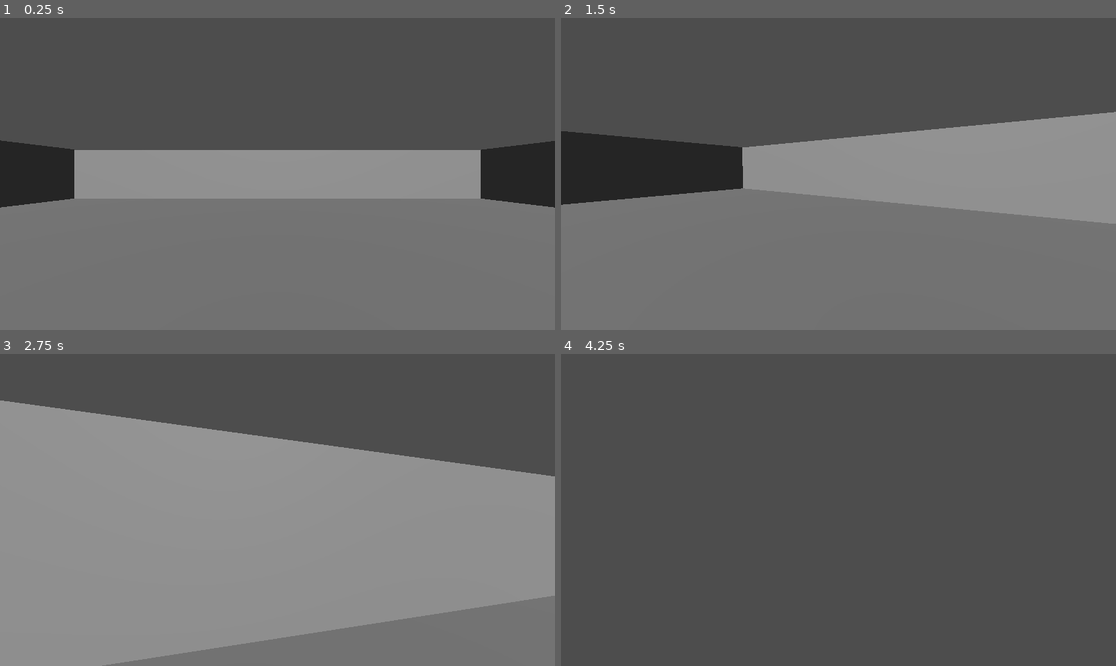
Above: before the commit, frames 1-4 (two rows, left to right).
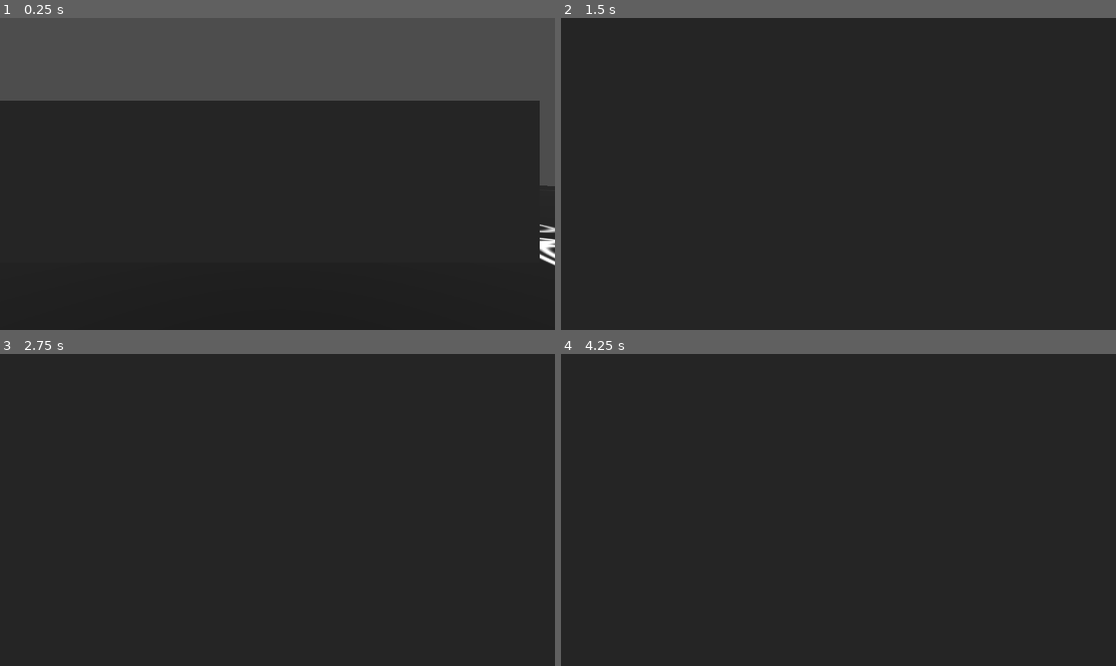
Above: after the commit, the same moments.

Repository: ZenoGlitch/ToiletGame1
Game: Godot game, scene res://Scenes/main.tscn
Two runs of this game, one before a commit and one after it. Both use one fixed random seed, a clock stepped at 60 frames per second and the inputs below.
Inputs (mouse positions are in pixels of both pictures, inside the frame that each line leads up to):
- Up to frame 1 (0.25 s): no input
- Up to frame 2 (1.5 s): tap Enter (ui_accept) at 0.5, 0.77 s; move the mouse to (866, 174) at 0.52 s; hold W (MoveForward) from 0.53 s (still down); move the mouse to (810, 174) at 1.27 s
- Up to frame 3 (2.75 s): keep holding W (MoveForward); tap Enter (ui_accept) at 1.52 s; move the mouse to (288, 503) at 2.02 s
- Up to frame 4 (4.25 s): keep holding W (MoveForward); move the mouse to (832, 516) at 2.77 s; tap Enter (ui_accept) at 3.02, 3.77 s; move the mouse to (877, 513) at 3.52 s

The runs differ from the first frame. In frame 1, 69% of the frame differs, in the area x 0-100%, y 26-100%; in frame 2, 94%; in frame 3, 100%, in the area x 0-100%, y 0-100%; in frame 4, 100%.

Commit message:
Level blockout started

Diff:
--- /dev/null
+++ b/Scenes/LevelBlockout.tscn
@@ -0,0 +1,332 @@
+[gd_scene load_steps=44 format=3 uid="uid://d3fhrq1wgv7wi"]
+
+[ext_resource type="Texture2D" uid="uid://fpb2pht7k4i" path="res://Assets/test/map_blueprint.png" id="1_5ab6s"]
+
+[sub_resource type="BoxMesh" id="BoxMesh_4287a"]
+size = Vector3(25, 4, 1)
+
+[sub_resource type="ConcavePolygonShape3D" id="ConcavePolygonShape3D_tfrgr"]
+data = PackedVector3Array(-12.5, 2, 0.5, 12.5, 2, 0.5, -12.5, -2, 0.5, 12.5, 2, 0.5, 12.5, -2, 0.5, -12.5, -2, 0.5, 12.5, 2, -0.5, -12.5, 2, -0.5, 12.5, -2, -0.5, -12.5, 2, -0.5, -12.5, -2, -0.5, 12.5, -2, -0.5, 12.5, 2, 0.5, 12.5, 2, -0.5, 12.5, -2, 0.5, 12.5, 2, -0.5, 12.5, -2, -0.5, 12.5, -2, 0.5, -12.5, 2, -0.5, -12.5, 2, 0.5, -12.5, -2, -0.5, -12.5, 2, 0.5, -12.5, -2, 0.5, -12.5, -2, -0.5, 12.5, 2, 0.5, -12.5, 2, 0.5, 12.5, 2, -0.5, -12.5, 2, 0.5, -12.5, 2, -0.5, 12.5, 2, -0.5, -12.5, -2, 0.5, 12.5, -2, 0.5, -12.5, -2, -0.5, 12.5, -2, 0.5, 12.5, -2, -0.5, -12.5, -2, -0.5)
+
+[sub_resource type="BoxMesh" id="BoxMesh_h7he1"]
+size = Vector3(1, 4, 40)
+
+[sub_resource type="ConcavePolygonShape3D" id="ConcavePolygonShape3D_b2ybw"]
+data = PackedVector3Array(-0.5, 2, 20, 0.5, 2, 20, -0.5, -2, 20, 0.5, 2, 20, 0.5, -2, 20, -0.5, -2, 20, 0.5, 2, -20, -0.5, 2, -20, 0.5, -2, -20, -0.5, 2, -20, -0.5, -2, -20, 0.5, -2, -20, 0.5, 2, 20, 0.5, 2, -20, 0.5, -2, 20, 0.5, 2, -20, 0.5, -2, -20, 0.5, -2, 20, -0.5, 2, -20, -0.5, 2, 20, -0.5, -2, -20, -0.5, 2, 20, -0.5, -2, 20, -0.5, -2, -20, 0.5, 2, 20, -0.5, 2, 20, 0.5, 2, -20, -0.5, 2, 20, -0.5, 2, -20, 0.5, 2, -20, -0.5, -2, 20, 0.5, -2, 20, -0.5, -2, -20, 0.5, -2, 20, 0.5, -2, -20, -0.5, -2, -20)
+
+[sub_resource type="BoxMesh" id="BoxMesh_wy71e"]
+size = Vector3(15, 4, 1)
+
+[sub_resource type="ConcavePolygonShape3D" id="ConcavePolygonShape3D_osiyl"]
+data = PackedVector3Array(-7.5, 2, 0.5, 7.5, 2, 0.5, -7.5, -2, 0.5, 7.5, 2, 0.5, 7.5, -2, 0.5, -7.5, -2, 0.5, 7.5, 2, -0.5, -7.5, 2, -0.5, 7.5, -2, -0.5, -7.5, 2, -0.5, -7.5, -2, -0.5, 7.5, -2, -0.5, 7.5, 2, 0.5, 7.5, 2, -0.5, 7.5, -2, 0.5, 7.5, 2, -0.5, 7.5, -2, -0.5, 7.5, -2, 0.5, -7.5, 2, -0.5, -7.5, 2, 0.5, -7.5, -2, -0.5, -7.5, 2, 0.5, -7.5, -2, 0.5, -7.5, -2, -0.5, 7.5, 2, 0.5, -7.5, 2, 0.5, 7.5, 2, -0.5, -7.5, 2, 0.5, -7.5, 2, -0.5, 7.5, 2, -0.5, -7.5, -2, 0.5, 7.5, -2, 0.5, -7.5, -2, -0.5, 7.5, -2, 0.5, 7.5, -2, -0.5, -7.5, -2, -0.5)
+
+[sub_resource type="BoxMesh" id="BoxMesh_1hkqx"]
+size = Vector3(10, 4, 1)
+
+[sub_resource type="ConcavePolygonShape3D" id="ConcavePolygonShape3D_y2cq8"]
+data = PackedVector3Array(-5, 2, 0.5, 5, 2, 0.5, -5, -2, 0.5, 5, 2, 0.5, 5, -2, 0.5, -5, -2, 0.5, 5, 2, -0.5, -5, 2, -0.5, 5, -2, -0.5, -5, 2, -0.5, -5, -2, -0.5, 5, -2, -0.5, 5, 2, 0.5, 5, 2, -0.5, 5, -2, 0.5, 5, 2, -0.5, 5, -2, -0.5, 5, -2, 0.5, -5, 2, -0.5, -5, 2, 0.5, -5, -2, -0.5, -5, 2, 0.5, -5, -2, 0.5, -5, -2, -0.5, 5, 2, 0.5, -5, 2, 0.5, 5, 2, -0.5, -5, 2, 0.5, -5, 2, -0.5, 5, 2, -0.5, -5, -2, 0.5, 5, -2, 0.5, -5, -2, -0.5, 5, -2, 0.5, 5, -2, -0.5, -5, -2, -0.5)
+
+[sub_resource type="BoxMesh" id="BoxMesh_dumv4"]
+size = Vector3(22, 4, 1)
+
+[sub_resource type="ConcavePolygonShape3D" id="ConcavePolygonShape3D_pdp18"]
+data = PackedVector3Array(-11, 2, 0.5, 11, 2, 0.5, -11, -2, 0.5, 11, 2, 0.5, 11, -2, 0.5, -11, -2, 0.5, 11, 2, -0.5, -11, 2, -0.5, 11, -2, -0.5, -11, 2, -0.5, -11, -2, -0.5, 11, -2, -0.5, 11, 2, 0.5, 11, 2, -0.5, 11, -2, 0.5, 11, 2, -0.5, 11, -2, -0.5, 11, -2, 0.5, -11, 2, -0.5, -11, 2, 0.5, -11, -2, -0.5, -11, 2, 0.5, -11, -2, 0.5, -11, -2, -0.5, 11, 2, 0.5, -11, 2, 0.5, 11, 2, -0.5, -11, 2, 0.5, -11, 2, -0.5, 11, 2, -0.5, -11, -2, 0.5, 11, -2, 0.5, -11, -2, -0.5, 11, -2, 0.5, 11, -2, -0.5, -11, -2, -0.5)
+
+[sub_resource type="BoxMesh" id="BoxMesh_fl1a0"]
+size = Vector3(8, 4, 1)
+
+[sub_resource type="ConcavePolygonShape3D" id="ConcavePolygonShape3D_gm6v6"]
+data = PackedVector3Array(-4, 2, 0.5, 4, 2, 0.5, -4, -2, 0.5, 4, 2, 0.5, 4, -2, 0.5, -4, -2, 0.5, 4, 2, -0.5, -4, 2, -0.5, 4, -2, -0.5, -4, 2, -0.5, -4, -2, -0.5, 4, -2, -0.5, 4, 2, 0.5, 4, 2, -0.5, 4, -2, 0.5, 4, 2, -0.5, 4, -2, -0.5, 4, -2, 0.5, -4, 2, -0.5, -4, 2, 0.5, -4, -2, -0.5, -4, 2, 0.5, -4, -2, 0.5, -4, -2, -0.5, 4, 2, 0.5, -4, 2, 0.5, 4, 2, -0.5, -4, 2, 0.5, -4, 2, -0.5, 4, 2, -0.5, -4, -2, 0.5, 4, -2, 0.5, -4, -2, -0.5, 4, -2, 0.5, 4, -2, -0.5, -4, -2, -0.5)
+
+[sub_resource type="BoxMesh" id="BoxMesh_c1frp"]
+size = Vector3(18, 4, 1)
+
+[sub_resource type="ConcavePolygonShape3D" id="ConcavePolygonShape3D_88gvm"]
+data = PackedVector3Array(-9, 2, 0.5, 9, 2, 0.5, -9, -2, 0.5, 9, 2, 0.5, 9, -2, 0.5, -9, -2, 0.5, 9, 2, -0.5, -9, 2, -0.5, 9, -2, -0.5, -9, 2, -0.5, -9, -2, -0.5, 9, -2, -0.5, 9, 2, 0.5, 9, 2, -0.5, 9, -2, 0.5, 9, 2, -0.5, 9, -2, -0.5, 9, -2, 0.5, -9, 2, -0.5, -9, 2, 0.5, -9, -2, -0.5, -9, 2, 0.5, -9, -2, 0.5, -9, -2, -0.5, 9, 2, 0.5, -9, 2, 0.5, 9, 2, -0.5, -9, 2, 0.5, -9, 2, -0.5, 9, 2, -0.5, -9, -2, 0.5, 9, -2, 0.5, -9, -2, -0.5, 9, -2, 0.5, 9, -2, -0.5, -9, -2, -0.5)
+
+[sub_resource type="BoxMesh" id="BoxMesh_kngxd"]
+size = Vector3(1, 4, 12)
+
+[sub_resource type="ConcavePolygonShape3D" id="ConcavePolygonShape3D_1kqjx"]
+data = PackedVector3Array(-0.5, 2, 6, 0.5, 2, 6, -0.5, -2, 6, 0.5, 2, 6, 0.5, -2, 6, -0.5, -2, 6, 0.5, 2, -6, -0.5, 2, -6, 0.5, -2, -6, -0.5, 2, -6, -0.5, -2, -6, 0.5, -2, -6, 0.5, 2, 6, 0.5, 2, -6, 0.5, -2, 6, 0.5, 2, -6, 0.5, -2, -6, 0.5, -2, 6, -0.5, 2, -6, -0.5, 2, 6, -0.5, -2, -6, -0.5, 2, 6, -0.5, -2, 6, -0.5, -2, -6, 0.5, 2, 6, -0.5, 2, 6, 0.5, 2, -6, -0.5, 2, 6, -0.5, 2, -6, 0.5, 2, -6, -0.5, -2, 6, 0.5, -2, 6, -0.5, -2, -6, 0.5, -2, 6, 0.5, -2, -6, -0.5, -2, -6)
+
+[sub_resource type="BoxMesh" id="BoxMesh_pruve"]
+size = Vector3(10.5, 4, 1)
+
+[sub_resource type="ConcavePolygonShape3D" id="ConcavePolygonShape3D_mg3fo"]
+data = PackedVector3Array(-5.25, 2, 0.5, 5.25, 2, 0.5, -5.25, -2, 0.5, 5.25, 2, 0.5, 5.25, -2, 0.5, -5.25, -2, 0.5, 5.25, 2, -0.5, -5.25, 2, -0.5, 5.25, -2, -0.5, -5.25, 2, -0.5, -5.25, -2, -0.5, 5.25, -2, -0.5, 5.25, 2, 0.5, 5.25, 2, -0.5, 5.25, -2, 0.5, 5.25, 2, -0.5, 5.25, -2, -0.5, 5.25, -2, 0.5, -5.25, 2, -0.5, -5.25, 2, 0.5, -5.25, -2, -0.5, -5.25, 2, 0.5, -5.25, -2, 0.5, -5.25, -2, -0.5, 5.25, 2, 0.5, -5.25, 2, 0.5, 5.25, 2, -0.5, -5.25, 2, 0.5, -5.25, 2, -0.5, 5.25, 2, -0.5, -5.25, -2, 0.5, 5.25, -2, 0.5, -5.25, -2, -0.5, 5.25, -2, 0.5, 5.25, -2, -0.5, -5.25, -2, -0.5)
+
+[sub_resource type="BoxMesh" id="BoxMesh_4cotl"]
+size = Vector3(15, 4, 1)
+
+[sub_resource type="ConcavePolygonShape3D" id="ConcavePolygonShape3D_ukrke"]
+data = PackedVector3Array(-7.5, 2, 0.5, 7.5, 2, 0.5, -7.5, -2, 0.5, 7.5, 2, 0.5, 7.5, -2, 0.5, -7.5, -2, 0.5, 7.5, 2, -0.5, -7.5, 2, -0.5, 7.5, -2, -0.5, -7.5, 2, -0.5, -7.5, -2, -0.5, 7.5, -2, -0.5, 7.5, 2, 0.5, 7.5, 2, -0.5, 7.5, -2, 0.5, 7.5, 2, -0.5, 7.5, -2, -0.5, 7.5, -2, 0.5, -7.5, 2, -0.5, -7.5, 2, 0.5, -7.5, -2, -0.5, -7.5, 2, 0.5, -7.5, -2, 0.5, -7.5, -2, -0.5, 7.5, 2, 0.5, -7.5, 2, 0.5, 7.5, 2, -0.5, -7.5, 2, 0.5, -7.5, 2, -0.5, 7.5, 2, -0.5, -7.5, -2, 0.5, 7.5, -2, 0.5, -7.5, -2, -0.5, 7.5, -2, 0.5, 7.5, -2, -0.5, -7.5, -2, -0.5)
+
+[sub_resource type="BoxMesh" id="BoxMesh_kihsx"]
+size = Vector3(1, 4, 7)
+
+[sub_resource type="ConcavePolygonShape3D" id="ConcavePolygonShape3D_nuntv"]
+data = PackedVector3Array(-0.5, 2, 3.5, 0.5, 2, 3.5, -0.5, -2, 3.5, 0.5, 2, 3.5, 0.5, -2, 3.5, -0.5, -2, 3.5, 0.5, 2, -3.5, -0.5, 2, -3.5, 0.5, -2, -3.5, -0.5, 2, -3.5, -0.5, -2, -3.5, 0.5, -2, -3.5, 0.5, 2, 3.5, 0.5, 2, -3.5, 0.5, -2, 3.5, 0.5, 2, -3.5, 0.5, -2, -3.5, 0.5, -2, 3.5, -0.5, 2, -3.5, -0.5, 2, 3.5, -0.5, -2, -3.5, -0.5, 2, 3.5, -0.5, -2, 3.5, -0.5, -2, -3.5, 0.5, 2, 3.5, -0.5, 2, 3.5, 0.5, 2, -3.5, -0.5, 2, 3.5, -0.5, 2, -3.5, 0.5, 2, -3.5, -0.5, -2, 3.5, 0.5, -2, 3.5, -0.5, -2, -3.5, 0.5, -2, 3.5, 0.5, -2, -3.5, -0.5, -2, -3.5)
+
+[sub_resource type="BoxMesh" id="BoxMesh_dmb06"]
+size = Vector3(6, 4, 1)
+
+[sub_resource type="ConcavePolygonShape3D" id="ConcavePolygonShape3D_kwssv"]
+data = PackedVector3Array(-3, 2, 0.5, 3, 2, 0.5, -3, -2, 0.5, 3, 2, 0.5, 3, -2, 0.5, -3, -2, 0.5, 3, 2, -0.5, -3, 2, -0.5, 3, -2, -0.5, -3, 2, -0.5, -3, -2, -0.5, 3, -2, -0.5, 3, 2, 0.5, 3, 2, -0.5, 3, -2, 0.5, 3, 2, -0.5, 3, -2, -0.5, 3, -2, 0.5, -3, 2, -0.5, -3, 2, 0.5, -3, -2, -0.5, -3, 2, 0.5, -3, -2, 0.5, -3, -2, -0.5, 3, 2, 0.5, -3, 2, 0.5, 3, 2, -0.5, -3, 2, 0.5, -3, 2, -0.5, 3, 2, -0.5, -3, -2, 0.5, 3, -2, 0.5, -3, -2, -0.5, 3, -2, 0.5, 3, -2, -0.5, -3, -2, -0.5)
+
+[sub_resource type="BoxMesh" id="BoxMesh_owu0r"]
+size = Vector3(1, 4, 4)
+
+[sub_resource type="ConcavePolygonShape3D" id="ConcavePolygonShape3D_hol7i"]
+data = PackedVector3Array(-0.5, 2, 2, 0.5, 2, 2, -0.5, -2, 2, 0.5, 2, 2, 0.5, -2, 2, -0.5, -2, 2, 0.5, 2, -2, -0.5, 2, -2, 0.5, -2, -2, -0.5, 2, -2, -0.5, -2, -2, 0.5, -2, -2, 0.5, 2, 2, 0.5, 2, -2, 0.5, -2, 2, 0.5, 2, -2, 0.5, -2, -2, 0.5, -2, 2, -0.5, 2, -2, -0.5, 2, 2, -0.5, -2, -2, -0.5, 2, 2, -0.5, -2, 2, -0.5, -2, -2, 0.5, 2, 2, -0.5, 2, 2, 0.5, 2, -2, -0.5, 2, 2, -0.5, 2, -2, 0.5, 2, -2, -0.5, -2, 2, 0.5, -2, 2, -0.5, -2, -2, 0.5, -2, 2, 0.5, -2, -2, -0.5, -2, -2)
+
+[sub_resource type="BoxMesh" id="BoxMesh_ll2wg"]
+size = Vector3(1, 4, 12)
+
+[sub_resource type="ConcavePolygonShape3D" id="ConcavePolygonShape3D_nu8ci"]
+data = PackedVector3Array(-0.5, 2, 6, 0.5, 2, 6, -0.5, -2, 6, 0.5, 2, 6, 0.5, -2, 6, -0.5, -2, 6, 0.5, 2, -6, -0.5, 2, -6, 0.5, -2, -6, -0.5, 2, -6, -0.5, -2, -6, 0.5, -2, -6, 0.5, 2, 6, 0.5, 2, -6, 0.5, -2, 6, 0.5, 2, -6, 0.5, -2, -6, 0.5, -2, 6, -0.5, 2, -6, -0.5, 2, 6, -0.5, -2, -6, -0.5, 2, 6, -0.5, -2, 6, -0.5, -2, -6, 0.5, 2, 6, -0.5, 2, 6, 0.5, 2, -6, -0.5, 2, 6, -0.5, 2, -6, 0.5, 2, -6, -0.5, -2, 6, 0.5, -2, 6, -0.5, -2, -6, 0.5, -2, 6, 0.5, -2, -6, -0.5, -2, -6)
+
+[sub_resource type="BoxMesh" id="BoxMesh_8ajak"]
+size = Vector3(1, 4, 9)
+
+[sub_resource type="ConcavePolygonShape3D" id="ConcavePolygonShape3D_r4rsu"]
+data = PackedVector3Array(-0.5, 2, 4.5, 0.5, 2, 4.5, -0.5, -2, 4.5, 0.5, 2, 4.5, 0.5, -2, 4.5, -0.5, -2, 4.5, 0.5, 2, -4.5, -0.5, 2, -4.5, 0.5, -2, -4.5, -0.5, 2, -4.5, -0.5, -2, -4.5, 0.5, -2, -4.5, 0.5, 2, 4.5, 0.5, 2, -4.5, 0.5, -2, 4.5, 0.5, 2, -4.5, 0.5, -2, -4.5, 0.5, -2, 4.5, -0.5, 2, -4.5, -0.5, 2, 4.5, -0.5, -2, -4.5, -0.5, 2, 4.5, -0.5, -2, 4.5, -0.5, -2, -4.5, 0.5, 2, 4.5, -0.5, 2, 4.5, 0.5, 2, -4.5, -0.5, 2, 4.5, -0.5, 2, -4.5, 0.5, 2, -4.5, -0.5, -2, 4.5, 0.5, -2, 4.5, -0.5, -2, -4.5, 0.5, -2, 4.5, 0.5, -2, -4.5, -0.5, -2, -4.5)
+
+[sub_resource type="BoxMesh" id="BoxMesh_ac4sl"]
+size = Vector3(1, 4, 4.5)
+
+[sub_resource type="ConcavePolygonShape3D" id="ConcavePolygonShape3D_oxjap"]
+data = PackedVector3Array(-0.5, 2, 2.25, 0.5, 2, 2.25, -0.5, -2, 2.25, 0.5, 2, 2.25, 0.5, -2, 2.25, -0.5, -2, 2.25, 0.5, 2, -2.25, -0.5, 2, -2.25, 0.5, -2, -2.25, -0.5, 2, -2.25, -0.5, -2, -2.25, 0.5, -2, -2.25, 0.5, 2, 2.25, 0.5, 2, -2.25, 0.5, -2, 2.25, 0.5, 2, -2.25, 0.5, -2, -2.25, 0.5, -2, 2.25, -0.5, 2, -2.25, -0.5, 2, 2.25, -0.5, -2, -2.25, -0.5, 2, 2.25, -0.5, -2, 2.25, -0.5, -2, -2.25, 0.5, 2, 2.25, -0.5, 2, 2.25, 0.5, 2, -2.25, -0.5, 2, 2.25, -0.5, 2, -2.25, 0.5, 2, -2.25, -0.5, -2, 2.25, 0.5, -2, 2.25, -0.5, -2, -2.25, 0.5, -2, 2.25, 0.5, -2, -2.25, -0.5, -2, -2.25)
+
+[sub_resource type="BoxMesh" id="BoxMesh_178mv"]
+size = Vector3(3, 4, 1)
+
+[sub_resource type="ConcavePolygonShape3D" id="ConcavePolygonShape3D_iq8sa"]
+data = PackedVector3Array(-1.5, 2, 0.5, 1.5, 2, 0.5, -1.5, -2, 0.5, 1.5, 2, 0.5, 1.5, -2, 0.5, -1.5, -2, 0.5, 1.5, 2, -0.5, -1.5, 2, -0.5, 1.5, -2, -0.5, -1.5, 2, -0.5, -1.5, -2, -0.5, 1.5, -2, -0.5, 1.5, 2, 0.5, 1.5, 2, -0.5, 1.5, -2, 0.5, 1.5, 2, -0.5, 1.5, -2, -0.5, 1.5, -2, 0.5, -1.5, 2, -0.5, -1.5, 2, 0.5, -1.5, -2, -0.5, -1.5, 2, 0.5, -1.5, -2, 0.5, -1.5, -2, -0.5, 1.5, 2, 0.5, -1.5, 2, 0.5, 1.5, 2, -0.5, -1.5, 2, 0.5, -1.5, 2, -0.5, 1.5, 2, -0.5, -1.5, -2, 0.5, 1.5, -2, 0.5, -1.5, -2, -0.5, 1.5, -2, 0.5, 1.5, -2, -0.5, -1.5, -2, -0.5)
+
+[sub_resource type="ConcavePolygonShape3D" id="ConcavePolygonShape3D_cv7fx"]
+data = PackedVector3Array(-1.5, 2, 0.5, 1.5, 2, 0.5, -1.5, -2, 0.5, 1.5, 2, 0.5, 1.5, -2, 0.5, -1.5, -2, 0.5, 1.5, 2, -0.5, -1.5, 2, -0.5, 1.5, -2, -0.5, -1.5, 2, -0.5, -1.5, -2, -0.5, 1.5, -2, -0.5, 1.5, 2, 0.5, 1.5, 2, -0.5, 1.5, -2, 0.5, 1.5, 2, -0.5, 1.5, -2, -0.5, 1.5, -2, 0.5, -1.5, 2, -0.5, -1.5, 2, 0.5, -1.5, -2, -0.5, -1.5, 2, 0.5, -1.5, -2, 0.5, -1.5, -2, -0.5, 1.5, 2, 0.5, -1.5, 2, 0.5, 1.5, 2, -0.5, -1.5, 2, 0.5, -1.5, 2, -0.5, 1.5, 2, -0.5, -1.5, -2, 0.5, 1.5, -2, 0.5, -1.5, -2, -0.5, 1.5, -2, 0.5, 1.5, -2, -0.5, -1.5, -2, -0.5)
+
+[sub_resource type="BoxMesh" id="BoxMesh_twbex"]
+size = Vector3(14, 1.2, 1)
+
+[sub_resource type="ConcavePolygonShape3D" id="ConcavePolygonShape3D_gcapy"]
+data = PackedVector3Array(-7, 0.6, 0.5, 7, 0.6, 0.5, -7, -0.6, 0.5, 7, 0.6, 0.5, 7, -0.6, 0.5, -7, -0.6, 0.5, 7, 0.6, -0.5, -7, 0.6, -0.5, 7, -0.6, -0.5, -7, 0.6, -0.5, -7, -0.6, -0.5, 7, -0.6, -0.5, 7, 0.6, 0.5, 7, 0.6, -0.5, 7, -0.6, 0.5, 7, 0.6, -0.5, 7, -0.6, -0.5, 7, -0.6, 0.5, -7, 0.6, -0.5, -7, 0.6, 0.5, -7, -0.6, -0.5, -7, 0.6, 0.5, -7, -0.6, 0.5, -7, -0.6, -0.5, 7, 0.6, 0.5, -7, 0.6, 0.5, 7, 0.6, -0.5, -7, 0.6, 0.5, -7, 0.6, -0.5, 7, 0.6, -0.5, -7, -0.6, 0.5, 7, -0.6, 0.5, -7, -0.6, -0.5, 7, -0.6, 0.5, 7, -0.6, -0.5, -7, -0.6, -0.5)
+
+[sub_resource type="StandardMaterial3D" id="StandardMaterial3D_bqfsu"]
+albedo_texture = ExtResource("1_5ab6s")
+
+[sub_resource type="StandardMaterial3D" id="StandardMaterial3D_ukqov"]
+
+[sub_resource type="PlaneMesh" id="PlaneMesh_o8e5c"]
+material = SubResource("StandardMaterial3D_ukqov")
+size = Vector2(100, 100)
+
+[sub_resource type="ConcavePolygonShape3D" id="ConcavePolygonShape3D_q61m1"]
+data = PackedVector3Array(50, 0, 50, -50, 0, 50, 50, 0, -50, -50, 0, 50, -50, 0, -50, 50, 0, -50)
+
+[sub_resource type="Environment" id="Environment_fluw3"]
+
+[node name="Node3D" type="Node3D"]
+
+[node name="Walls" type="Node3D" parent="."]
+
+[node name="Wall1" type="MeshInstance3D" parent="Walls"]
+transform = Transform3D(1, 0, 0, 0, 1, 0, 0, 0, 1, -6.01981, 2, -25.54)
+mesh = SubResource("BoxMesh_4287a")
+skeleton = NodePath("../..")
+
+[node name="StaticBody3D" type="StaticBody3D" parent="Walls/Wall1"]
+
+[node name="CollisionShape3D" type="CollisionShape3D" parent="Walls/Wall1/StaticBody3D"]
+shape = SubResource("ConcavePolygonShape3D_tfrgr")
+
+[node name="Wall2" type="MeshInstance3D" parent="Walls"]
+transform = Transform3D(-1, 0, -8.74228e-08, 0, 1, 0, 8.74228e-08, 0, -1, -32.022, 2, -15.101)
+mesh = SubResource("BoxMesh_h7he1")
+skeleton = NodePath("../..")
+
+[node name="StaticBody3D" type="StaticBody3D" parent="Walls/Wall2"]
+
+[node name="CollisionShape3D" type="CollisionShape3D" parent="Walls/Wall2/StaticBody3D"]
+shape = SubResource("ConcavePolygonShape3D_b2ybw")
+
+[node name="Wall3" type="MeshInstance3D" parent="Walls"]
+transform = Transform3D(-1, 0, -8.74228e-08, 0, 1, 0, 8.74228e-08, 0, -1, -25.029, 2, -34.564)
+mesh = SubResource("BoxMesh_wy71e")
+skeleton = NodePath("../Wall2")
+
+[node name="StaticBody3D" type="StaticBody3D" parent="Walls/Wall3"]
+
+[node name="CollisionShape3D" type="CollisionShape3D" parent="Walls/Wall3/StaticBody3D"]
+shape = SubResource("ConcavePolygonShape3D_osiyl")
+
+[node name="Wall4" type="MeshInstance3D" parent="Walls"]
+transform = Transform3D(-4.37114e-08, 0, -1, 0, 1, 0, 1, 0, -4.37114e-08, -18, 2, -30.092)
+mesh = SubResource("BoxMesh_1hkqx")
+skeleton = NodePath("../Wall2")
+
+[node name="StaticBody3D" type="StaticBody3D" parent="Walls/Wall4"]
+
+[node name="CollisionShape3D" type="CollisionShape3D" parent="Walls/Wall4/StaticBody3D"]
+shape = SubResource("ConcavePolygonShape3D_y2cq8")
+
+[node name="Wall5" type="MeshInstance3D" parent="Walls"]
+transform = Transform3D(1, 0, 0, 0, 1, 0, 0, 0, 1, -21.502, 2, 4.395)
+mesh = SubResource("BoxMesh_dumv4")
+skeleton = NodePath("../..")
+
+[node name="StaticBody3D" type="StaticBody3D" parent="Walls/Wall5"]
+
+[node name="CollisionShape3D" type="CollisionShape3D" parent="Walls/Wall5/StaticBody3D"]
+shape = SubResource("ConcavePolygonShape3D_pdp18")
+
+[node name="Wall7" type="MeshInstance3D" parent="Walls"]
+transform = Transform3D(-4.37114e-08, 0, -1, 0, 1, 0, 1, 0, -4.37114e-08, -10.995, 2, 0.917)
+mesh = SubResource("BoxMesh_fl1a0")
+skeleton = NodePath("../Wall2")
+
+[node name="StaticBody3D" type="StaticBody3D" parent="Walls/Wall7"]
+
+[node name="CollisionShape3D" type="CollisionShape3D" parent="Walls/Wall7/StaticBody3D"]
+shape = SubResource("ConcavePolygonShape3D_gm6v6")
+
+[node name="Wall8" type="MeshInstance3D" parent="Walls"]
+transform = Transform3D(-1, 0, -8.74228e-08, 0, 1, 0, 8.74228e-08, 0, -1, -2.49771, 2, -1.189)
+mesh = SubResource("BoxMesh_c1frp")
+skeleton = NodePath("../Wall2")
+
+[node name="StaticBody3D" type="StaticBody3D" parent="Walls/Wall8"]
+
+[node name="CollisionShape3D" type="CollisionShape3D" parent="Walls/Wall8/StaticBody3D"]
+shape = SubResource("ConcavePolygonShape3D_88gvm")
+
+[node name="Wall9" type="MeshInstance3D" parent="Walls"]
+transform = Transform3D(1, 0, 0, 0, 1, 0, 0, 0, 1, -18, 2, -8.15407)
+mesh = SubResource("BoxMesh_kngxd")
+skeleton = NodePath("../..")
+
+[node name="StaticBody3D" type="StaticBody3D" parent="Walls/Wall9"]
+
+[node name="CollisionShape3D" type="CollisionShape3D" parent="Walls/Wall9/StaticBody3D"]
+shape = SubResource("ConcavePolygonShape3D_1kqjx")
+
+[node name="Wall10" type="MeshInstance3D" parent="Walls"]
+transform = Transform3D(-1, 0, -8.74228e-08, 0, 1, 0, 8.74228e-08, 0, -1, -21.2459, 2, -2.592)
+mesh = SubResource("BoxMesh_pruve")
+skeleton = NodePath("../Wall2")
+
+[node name="StaticBody3D" type="StaticBody3D" parent="Walls/Wall10"]
+
+[node name="CollisionShape3D" type="CollisionShape3D" parent="Walls/Wall10/StaticBody3D"]
+shape = SubResource("ConcavePolygonShape3D_mg3fo")
+
+[node name="Wall11" type="MeshInstance3D" parent="Walls"]
+transform = Transform3D(-1, 0, -8.74228e-08, 0, 1, 0, 8.74228e-08, 0, -1, -25.029, 2, -18.9604)
+mesh = SubResource("BoxMesh_4cotl")
+skeleton = NodePath("../Wall2")
+
+[node name="StaticBody3D" type="StaticBody3D" parent="Walls/Wall11"]
+
+[node name="CollisionShape3D" type="CollisionShape3D" parent="Walls/Wall11/StaticBody3D"]
+shape = SubResource("ConcavePolygonShape3D_ukrke")
+
+[node name="Wall12" type="MeshInstance3D" parent="Walls"]
+transform = Transform3D(1, 0, 0, 0, 1, 0, 0, 0, 1, -26.0031, 2, 1.37246)
+mesh = SubResource("BoxMesh_kihsx")
+skeleton = NodePath("../..")
+
+[node name="StaticBody3D" type="StaticBody3D" parent="Walls/Wall12"]
+
+[node name="CollisionShape3D" type="CollisionShape3D" parent="Walls/Wall12/StaticBody3D"]
+shape = SubResource("ConcavePolygonShape3D_nuntv")
+
+[node name="Wall13" type="MeshInstance3D" parent="Walls"]
+transform = Transform3D(1, 0, 0, 0, 1, 0, 0, 0, 1, -8.49042, 2, -9.20945)
+mesh = SubResource("BoxMesh_dmb06")
+skeleton = NodePath("../..")
+
+[node name="StaticBody3D" type="StaticBody3D" parent="Walls/Wall13"]
+
+[node name="CollisionShape3D" type="CollisionShape3D" parent="Walls/Wall13/StaticBody3D"]
+shape = SubResource("ConcavePolygonShape3D_kwssv")
+
+[node name="Wall14" type="MeshInstance3D" parent="Walls"]
+transform = Transform3D(1, 0, 0, 0, 1, 0, 0, 0, 1, -10.995, 2, -7.68108)
+mesh = SubResource("BoxMesh_owu0r")
+skeleton = NodePath("../..")
+
+[node name="StaticBody3D" type="StaticBody3D" parent="Walls/Wall14"]
+
+[node name="CollisionShape3D" type="CollisionShape3D" parent="Walls/Wall14/StaticBody3D"]
+shape = SubResource("ConcavePolygonShape3D_hol7i")
+
+[node name="Wall15" type="MeshInstance3D" parent="Walls"]
+transform = Transform3D(1, 0, 0, 0, 1, 0, 0, 0, 1, 6, 2, -6.72446)
+mesh = SubResource("BoxMesh_ll2wg")
+
+[node name="StaticBody3D" type="StaticBody3D" parent="Walls/Wall15"]
+
+[node name="CollisionShape3D" type="CollisionShape3D" parent="Walls/Wall15/StaticBody3D"]
+shape = SubResource("ConcavePolygonShape3D_nu8ci")
+
+[node name="Wall16" type="MeshInstance3D" parent="Walls"]
+transform = Transform3D(1, 0, 0, 0, 1, 0, 0, 0, 1, 6, 2, -21.5285)
+mesh = SubResource("BoxMesh_8ajak")
+
+[node name="StaticBody3D" type="StaticBody3D" parent="Walls/Wall16"]
+
+[node name="CollisionShape3D" type="CollisionShape3D" parent="Walls/Wall16/StaticBody3D"]
+shape = SubResource("ConcavePolygonShape3D_r4rsu")
+
+[node name="Wall17" type="MeshInstance3D" parent="Walls"]
+transform = Transform3D(1, 0, 0, 0, 1, 0, 0, 0, 1, -18, 2, -19.4886)
+mesh = SubResource("BoxMesh_ac4sl")
+
+[node name="StaticBody3D" type="StaticBody3D" parent="Walls/Wall17"]
+
+[node name="CollisionShape3D" type="CollisionShape3D" parent="Walls/Wall17/StaticBody3D"]
+shape = SubResource("ConcavePolygonShape3D_oxjap")
+
+[node name="Wall18" type="MeshInstance3D" parent="Walls"]
+transform = Transform3D(1, 0, 0, 0, 1, 0, 0, 0, 1, 4.9697, 2, -9.21337)
+mesh = SubResource("BoxMesh_178mv")
+
+[node name="StaticBody3D" type="StaticBody3D" parent="Walls/Wall18"]
+
+[node name="CollisionShape3D" type="CollisionShape3D" parent="Walls/Wall18/StaticBody3D"]
+shape = SubResource("ConcavePolygonShape3D_iq8sa")
+
+[node name="Wall19" type="MeshInstance3D" parent="Walls"]
+transform = Transform3D(1, 0, 0, 0, 1, 0, 0, 0, 1, -12.0445, 2, -2.59229)
+mesh = SubResource("BoxMesh_178mv")
+
+[node name="StaticBody3D" type="StaticBody3D" parent="Walls/Wall19"]
+
+[node name="CollisionShape3D" type="CollisionShape3D" parent="Walls/Wall19/StaticBody3D"]
+shape = SubResource("ConcavePolygonShape3D_cv7fx")
+
+[node name="HalfWall1" type="MeshInstance3D" parent="Walls"]
+transform = Transform3D(1, 0, 0, 0, 1, 0, 0, 0, 1, -0.581278, 0.591041, -9.21068)
+mesh = SubResource("BoxMesh_twbex")
+skeleton = NodePath("../Wall12")
+
+[node name="StaticBody3D" type="StaticBody3D" parent="Walls/HalfWall1"]
+
+[node name="CollisionShape3D" type="CollisionShape3D" parent="Walls/HalfWall1/StaticBody3D"]
+shape = SubResource("ConcavePolygonShape3D_gcapy")
+
+[node name="Floor" type="MeshInstance3D" parent="."]
+material_override = SubResource("StandardMaterial3D_bqfsu")
+mesh = SubResource("PlaneMesh_o8e5c")
+
+[node name="StaticBody3D" type="StaticBody3D" parent="Floor"]
+
+[node name="CollisionShape3D" type="CollisionShape3D" parent="Floor/StaticBody3D"]
+shape = SubResource("ConcavePolygonShape3D_q61m1")
+
+[node name="WorldEnvironment" type="WorldEnvironment" parent="."]
+environment = SubResource("Environment_fluw3")
+
+[node name="DirectionalLight3D" type="DirectionalLight3D" parent="WorldEnvironment"]
+transform = Transform3D(1, 0, 0, 0, -0.330267, 0.943887, 0, -0.943887, -0.330267, 0, 21.876, 0)
--- a/Scenes/main.tscn
+++ b/Scenes/main.tscn
@@ -1,13 +1,13 @@
 [gd_scene load_steps=4 format=3 uid="uid://ckg85wrxocyes"]
 
 [ext_resource type="Script" path="res://Scripts/main.gd" id="1_puyho"]
-[ext_resource type="PackedScene" uid="uid://cm6rm50qjb73e" path="res://Scenes/test_level.tscn" id="1_tee7t"]
 [ext_resource type="PackedScene" uid="uid://cmysaar8o15j6" path="res://Scenes/player.tscn" id="2_b75ob"]
+[ext_resource type="PackedScene" uid="uid://d3fhrq1wgv7wi" path="res://Scenes/LevelBlockout.tscn" id="3_wbmyg"]
 
 [node name="Main" type="Node3D"]
 script = ExtResource("1_puyho")
 
-[node name="TestLevel" parent="." instance=ExtResource("1_tee7t")]
+[node name="Player" parent="." instance=ExtResource("2_b75ob")]
+transform = Transform3D(1, 0, 0, 0, 1, 0, 0, 0, 1, 0, 1.67438, 4.35073)
 
-[node name="Player" parent="." instance=ExtResource("2_b75ob")]
-transform = Transform3D(1, 0, 0, 0, 1, 0, 0, 0, 1, 0, 1.67438, 0)
+[node name="Node3D" parent="." instance=ExtResource("3_wbmyg")]
--- a/Scenes/player.tscn
+++ b/Scenes/player.tscn
@@ -19,6 +19,6 @@
 shape = SubResource("ConvexPolygonShape3D_ur8r1")
 
 [node name="CameraPivot" type="Node3D" parent="CharacterBody3D"]
-transform = Transform3D(1, 0, 0, 0, 1, 0, 0, 0, 1, 0, 0.532192, 0)
+transform = Transform3D(1, 0, 0, 0, 1, 0, 0, 0, 1, 0, 0.800384, 0)
 
 [node name="Camera3D" type="Camera3D" parent="CharacterBody3D/CameraPivot"]
--- a/Scenes/test_level.tscn
+++ b/Scenes/test_level.tscn
@@ -34,11 +34,11 @@
 mesh = SubResource("BoxMesh_qsumy")
 
 [node name="Wall4" type="MeshInstance3D" parent="."]
-transform = Transform3D(-4.37114e-08, 0, 1, 0, 1, 0, -1, 0, -4.37114e-08, -13, 1.51731, -0.0166607)
+transform = Transform3D(-4.37114e-08, 0, 1, 0, 1, 0, -1, 0, -4.37114e-08, -13, 1.5, 0)
 mesh = SubResource("BoxMesh_qsumy")
 
 [node name="WorldEnvironment" type="WorldEnvironment" parent="."]
 environment = SubResource("Environment_nunvr")
 
 [node name="DirectionalLight3D" type="DirectionalLight3D" parent="WorldEnvironment"]
-transform = Transform3D(1, 0, 0, 0, 0.857347, 0.514739, 0, -0.514739, 0.857347, 0, 10.2972, 0)
+transform = Transform3D(1, 0, 0, 0, 0.599275, 0.800543, 0, -0.800543, 0.599275, 0, 11.5239, 0)
--- a/Scripts/player.gd
+++ b/Scripts/player.gd
@@ -6,7 +6,7 @@
 
 @onready var pivot = $CameraPivot
 @onready var camera = $CameraPivot/Camera3D
-var mouseSensitivity : float = 0.01
+var mouseSensitivity : float = 0.005
 
 func _unhandled_input(event):
 	if Input.get_mouse_mode() == Input.MOUSE_MODE_CAPTURED:
Binary file added: Assets/test/map_blueprint.png
Not shown, added: Assets/test/map_blueprint.png.import
